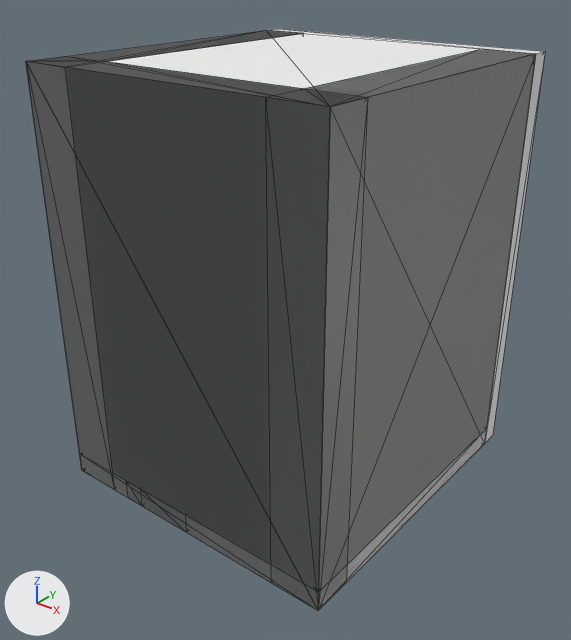
Renders of the glTF model assets/units/pd2_mod_hgs/architecture/tunnel.glb from each side of a commit.
Camera for both pictures: a 50 mm camera at (4.26, -6.87, 4.91) aimed at (0.04, -1.6, 1.64). The axes (+X, +Y, +Z) are drawn at lower left. The lights are the same throughout. Mesh edges are drawn as thin lines. Where no turn or scale is listed for an object, it has been applied to the vertices. Vertices at the same position are counted once.

Objects in the first picture: 'c_tunnel_001', 'c_tunnel_002', 'c_tunnel_003', 'c_tunnel_004', 'g_solid_wall', 'g_tunnel'.
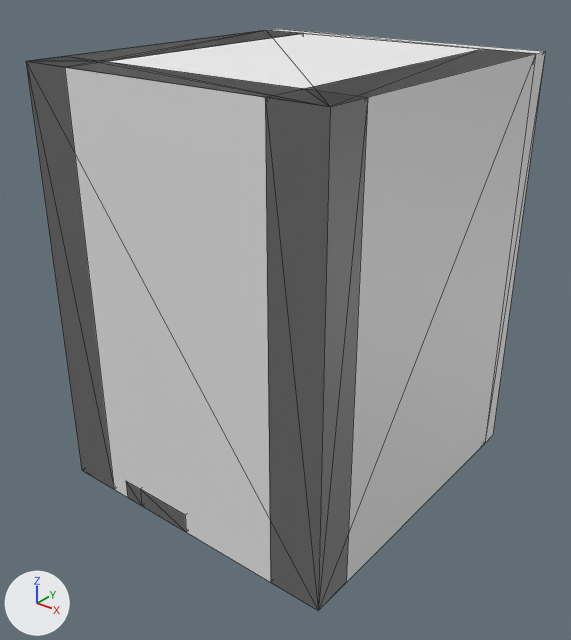
What differs and where, as boxes [x1, y1, x2, y2] in the pictures (571 x 640 px):
```json
{"object": "g_solid_wall", "change": "reshaped", "before": [28, 32, 536, 606], "after": [28, 32, 531, 106], "on screen": "87% shorter"}
{"object": "g_tunnel", "change": "reshaped", "before": [27, 30, 533, 610], "after": [27, 30, 533, 107]}
{"part": 1, "of": "me_plane_003", "change": "deleted", "before": [318, 54, 536, 606]}
{"part": 2, "of": "me_plane_001", "change": "deleted", "before": [80, 429, 487, 610]}
{"object": "c_tunnel_001", "change": "unchanged, uncovered by the edit", "before": [265, 49, 535, 608], "after": [265, 49, 536, 610]}
```

The change, as JSON lines over the scene's bpy script:
```json
{"block": "me_plane_003", "where": "# used by ob_g_solid_wall; location = (0.0, -1.5, 2.0)"}
{"op": "remove", "block": "me_plane_003", "code": "me_plane_003.from_pydata(...)  # 8 vertices, 12 faces; spans x -1.5..1.5, y -1.5..1.5, z -2.0..2.0"}
{"op": "remove", "block": "me_plane_003", "code": "me_plane_003.materials.append(mat_mat_basement_walls)"}
{"op": "add", "block": "me_plane_003", "code": "me_plane_003.from_pydata(...)  # 4 vertices, 2 faces; spans x -1.5..1.5, y -1.5..1.5, z 2.0"}
{"block": "me_plane_003", "change": "me_plane_003 part 1"}
{"block": "me_plane_003", "change": "4 vertices are removed from x -1.5..1.5, y -1.5..1.5, z -2.0"}
{"block": "me_plane_003", "change": "10 faces are deleted"}
{"block": "me_plane_001", "where": "me_plane_001.from_pydata(...)  # 220 vertices, 400 faces; spans x -1.51..1.49, y -1.51..1.49, z -1.56..2.44"}
{"block": "me_plane_001", "where": "# used by ob_g_tunnel; location = (0.01, -1.49, 1.56)"}
{"block": "me_plane_001", "change": "me_plane_001 part 2: the loose piece of 86 vertices spanning x -1.51..1.49, y -1.51..1.49, z -1.56..-1.36 is deleted"}
{"op": "remove", "block": "me_plane_001", "code": "me_plane_001.materials.append(mat_mat_basement_walls)"}
```
